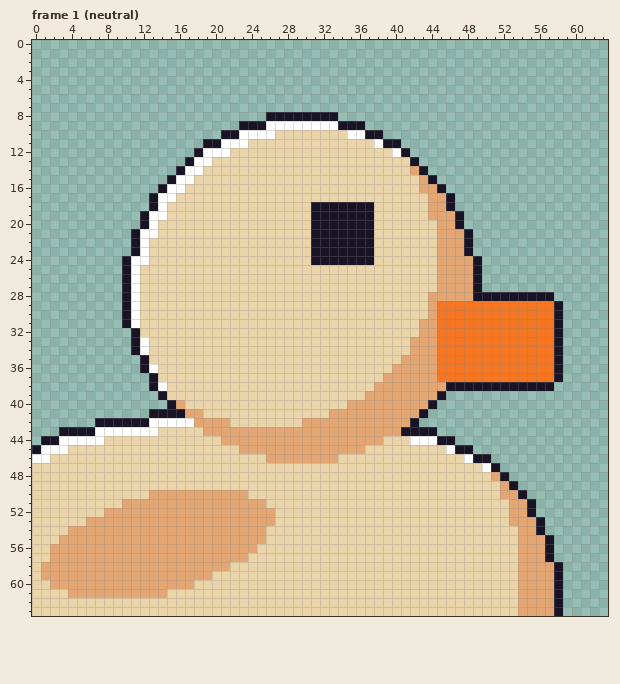
Two states of a pixel-art file, art/bird/portrait-bird.aseprite. That is the earlier state.
64x64 pixels, 3 frames. Shown: frame 1 (neutral). The commit also changed other frames, which this record leaves out.
After the commit:
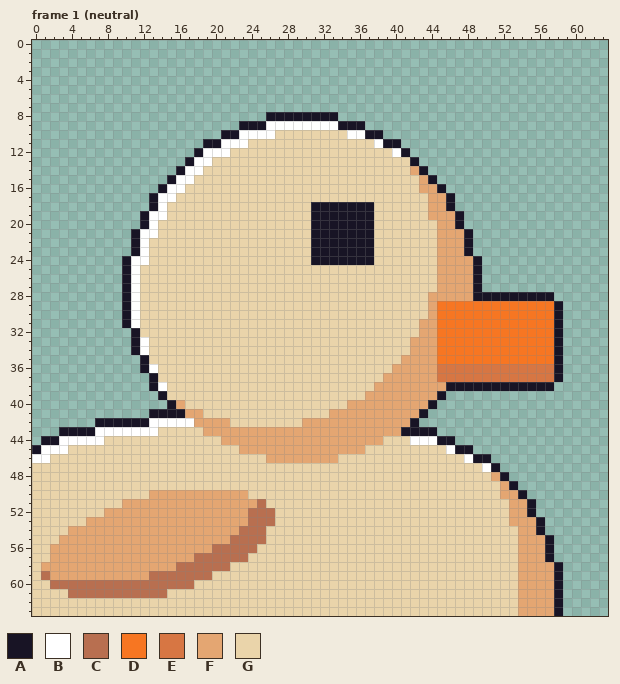
Palette (. is transparent): A #181425  B #ffffff  C #b86f50  D #f77622  E #d77643  F #e4a672  G #ead4aa
What changed:
Frame 1 (neutral):
y 36..37: x 45..57 DDDDDDDDDDDDD -> EEEEEEEEEEEEE
y 51: x 25 F -> C
y 52..53: x 24..26 FFF -> CCC
y 54: x 23..25 FFF -> CCC
y 55: x 22..25 FFFF -> CCCC
y 56: x 20..24 FFFFF -> CCCCC
y 57: x 18..23 FFFFFF -> CCCCCC
y 58: x 16..21 FFFFFF -> CCCCCC
y 59: x 1 F -> C; x 13..19 FFFFFFF -> CCCCCCC
y 60: x 2..17 FFFFFFFFFFFFFFFF -> CCCCCCCCCCCCCCCC
y 61: x 4..14 FFFFFFFFFFF -> CCCCCCCCCCC
Pixel boxes of the changes (left, top, right, bottom) in both pictures:
changed: (437, 364, 554, 382)
changed: (41, 499, 275, 598)
